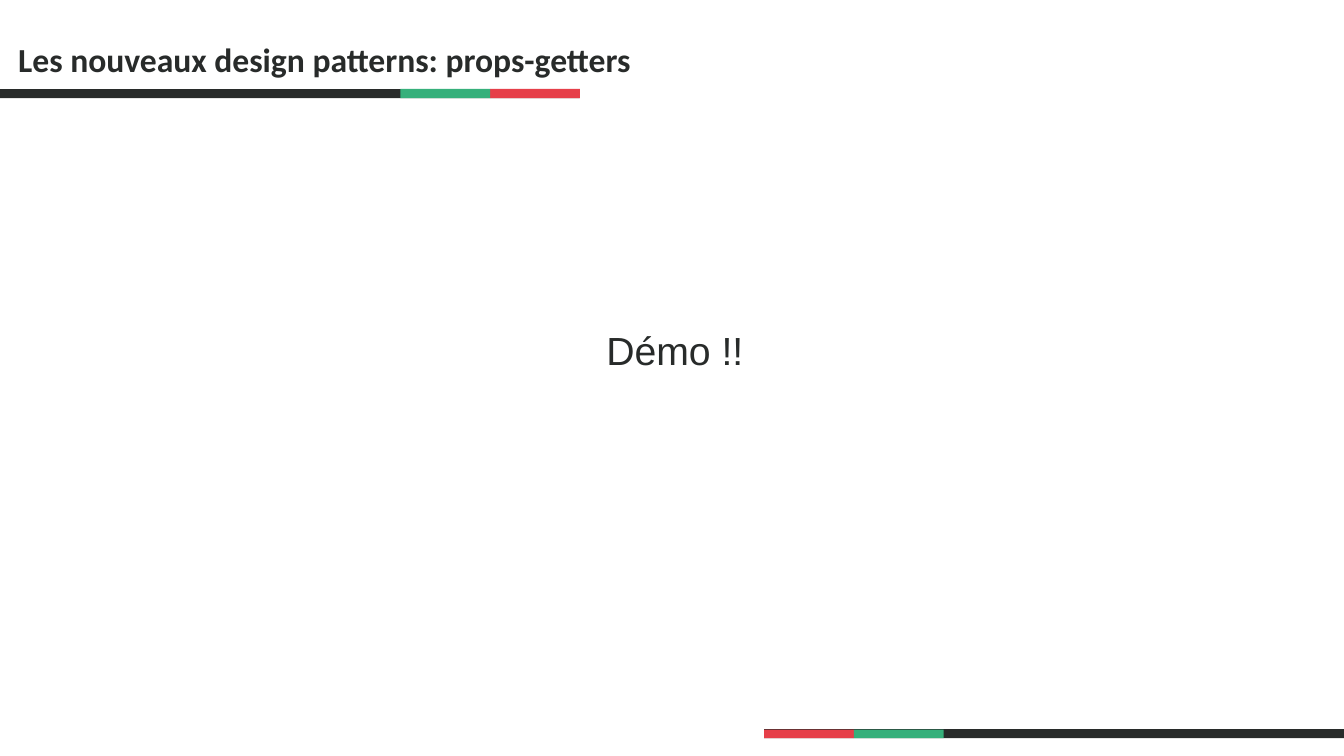
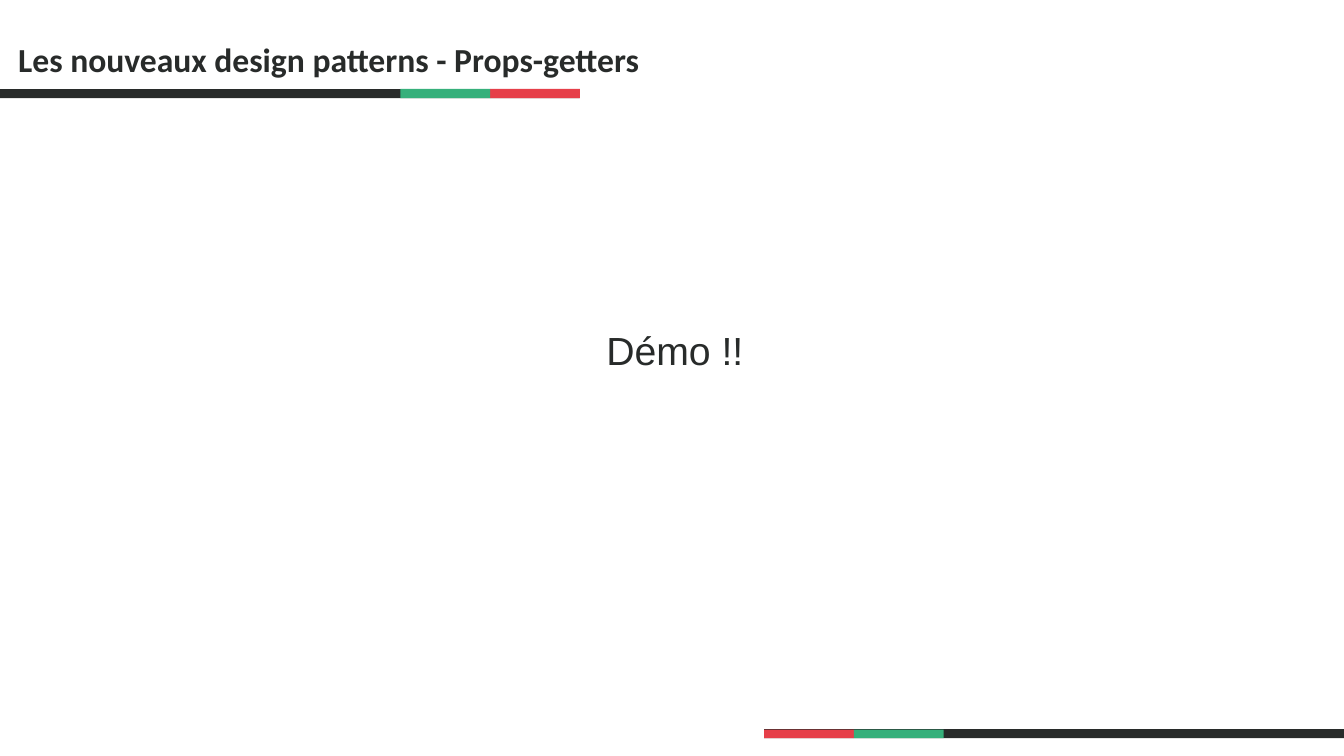
Before and after one commit to fabriceLatriCarbon/ReactDesignPatternsEvol, a slide deck: slide 18 of 00.presentation/assets/Présentation1.pptx. Drawn at 1344x756 pixels with LibreOffice and Linux fonts; fonts in the diff are those of the drawing; background and template pictures are left out. Boxes give left, top, right and bottom in pixels: in the first picture for what was removed or moved away, otherwise in the second. Text is boxed around its words. In the diff, an @@ line names an element or a change of style, - is before the commit and + after.

```diff
--- a/00.presentation/assets/Présentation1.pptx
+++ b/00.presentation/assets/Présentation1.pptx
@@ title at (x1=18, y1=48, x2=639, y2=78): text changed @@
-Les nouveaux design patterns: props-getters
+Les nouveaux design patterns - Props-getters
```
Also in this commit, not shown: 8 other slides changed, 1 slide removed, 16 other files.
